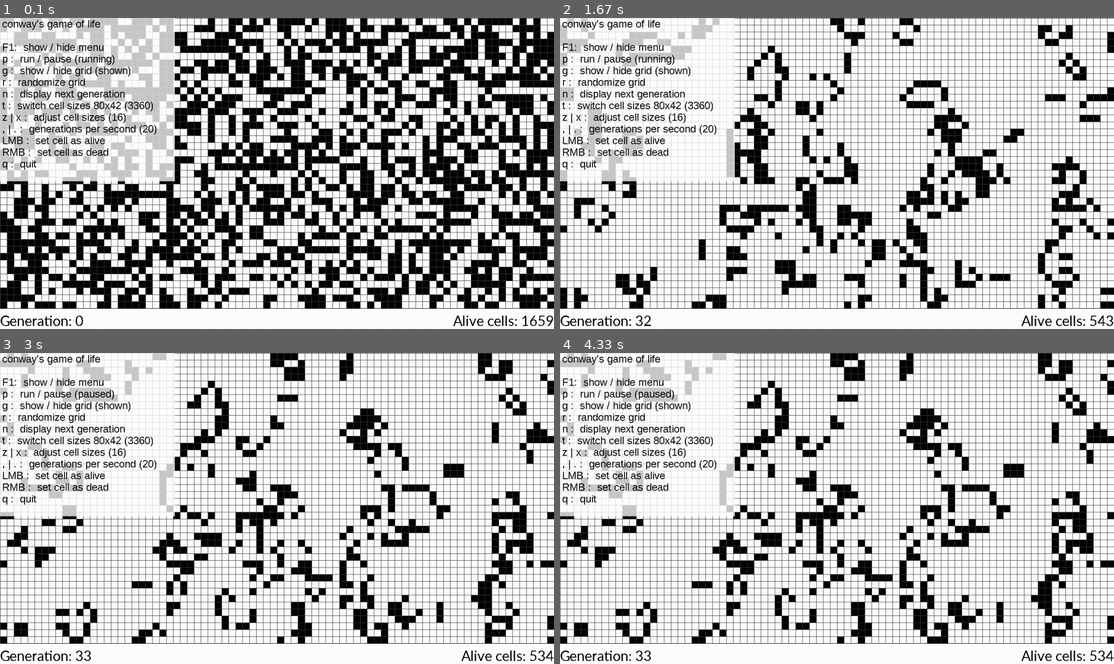
Above: before the commit, frames 1-4 (two rows, left to right).
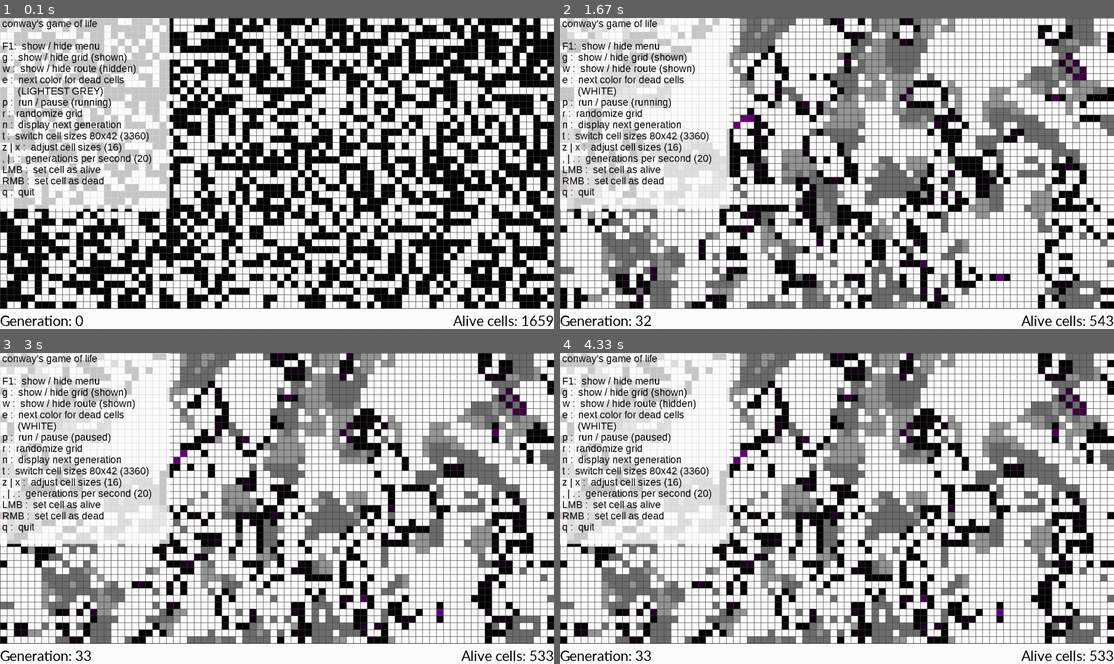
Above: after the commit, the same moments.

Repository: mzebrak/pygame-conways-game-of-life
Game: pygame game, started from __main__.py
Same seed, same stepped clock (60 frames per second), same inputs: the game is played once before the commit and once after it.
Inputs (mouse positions are in pixels of both pictures, inside the frame that each line leads up to):
- Up to frame 1 (0.1 s): no input
- Up to frame 2 (1.67 s): tap E at 0.33, 1, 1.33 s; tap W at 0.67 s
- Up to frame 3 (3 s): hold P 1.67-2.13 s; click (249, 589) at 2.23 s
- Up to frame 4 (4.33 s): tap W at 3, 3.53, 4.27 s

The runs differ from the first frame. In frame 1, 6.5% of the frame differs, in the area x 0-32%, y 0-62%; in frame 2, 27%, in the area x 0-100%, y 0-94%; in frame 3, 26%; in frame 4, 26%.

Commit message:
mouse wheel, colors and tracking added

Diff:
--- a/GameOfLife.py
+++ b/GameOfLife.py
@@ -9,20 +9,32 @@
 
 
 class Cell(pg.sprite.Sprite):
-    def __init__(self, game, cell_size: int, x: int, y: int, alive: bool = None):
+    def __init__(self, game, cell_size: int, x: int, y: int, color: (int, int, int) = None, alive: bool = None):
         super().__init__(game.sprites)
         self.image = pg.Surface([cell_size, cell_size])
         self.rect = self.image.get_rect()
         self.rect.topleft = (x * cell_size, y * cell_size)
-        self.revive() if alive else self.kill()
+        if color:
+            self.revive(color) if alive else self.kill(color)
+        else:
+            self.revive() if alive else self.kill()
 
     def kill(self, color=WHITE):
         self.alive = False
         self.image.fill(color)
+        self.color = color
 
     def revive(self, color=BLACK):
         self.alive = True
         self.image.fill(color)
+        self.color = color
+
+    def survive(self):
+        r, g, b = self.color
+        b += 5 if b <= 250 else 0
+        r += 5 if r < 100 else 0
+        self.color = (r, g, b)
+        self.image.fill(self.color)
 
 
 class GameOfLife:
@@ -30,7 +42,7 @@
         """
         Initialize screen, initialize grid, set game settings, draw first frame
 
-        :param cell_size: Dimension of the square
+        :param cell_size: Dimensions of the Cell
         :param fps: Framerate cap to limit the speed of the game
         """
         pg.init()
@@ -45,6 +57,7 @@
         self.paused = False
         self.show_grid = True
         self.show_menu = True
+        self.show_route = False
 
     def new(self, action: str = None):
         """
@@ -81,22 +94,21 @@
             for x in range(self.grid_width):
                 temp.append([])
                 for y in range(self.grid_height):
-                    if x < len(self.cells) and y < len(self.cells[0]):
-                        temp[x].append(True) if self.cells[x][y].alive else temp[x].append(False)
-                    else:
-                        temp[x].append(False)
+                    temp[x].append(self.cells[x][y].color) if x < len(self.cells) and y < len(self.cells[0]) \
+                        else temp[x].append(WHITE)
+
         elif action == 'INCREASED':
-            # copy old (bigger) list to temp (so copy only cells which will fit into the new one) - new lower
+            # copy old (bigger) list to temp (so copies only cells which will fit into the new one) - new lower
             # (grid_width) and (grid_height)
             for x in range(self.grid_width):
-                temp.append([True if self.cells[x][y].alive else False for y in range(self.grid_height)])
+                temp.append([self.cells[x][y].color for y in range(self.grid_height)])
 
         self.cells = []
         for x in range(len(temp)):
-            # create new cells list according to the true/false in temp list
+            # create new cells list according to the color tuple/false in temp list
             self.cells.append(
-                [Cell(self, self.cell_size, x, y, alive=True) if temp[x][y]
-                 else Cell(self, self.cell_size, x, y, alive=False) for y in range(len(temp[0]))])
+                [Cell(self, self.cell_size, x, y, alive=True, color=temp[x][y]) if temp[x][y] not in COLORS
+                 else Cell(self, self.cell_size, x, y, alive=False, color=temp[x][y]) for y in range(len(temp[0]))])
 
     def calculate_font_sizes(self):
         text_bottom = 'Generation: XXXXXX  Alive cells: XXXXXX'
@@ -114,7 +126,7 @@
         while True:
             self.font_menu = pg.font.SysFont(FONT_MENU, int(HEIGHT / div))
             self.f1_menu_width, self.f1_line_height = self.font_menu.size(text_help)
-            if self.f1_menu_width < WIDTH / 3 and self.f1_line_height * 14 < HEIGHT * 5 / 8:
+            if self.f1_menu_width < WIDTH / 3 and self.f1_line_height * 17 < HEIGHT * 5 / 8:
                 break
             div += 1
 
@@ -170,24 +182,36 @@
         blit_line = lambda pos, text, color=BLACK: \
             self.grid_image.blit(self.font_menu.render(text, False, color), (5, self.f1_line_height * pos))
 
-        menu_bg = pg.Surface((self.f1_menu_width, self.f1_line_height * 14), pg.SRCALPHA)
+        menu_bg = pg.Surface((self.f1_menu_width, self.f1_line_height * 17), pg.SRCALPHA)
         menu_bg.set_alpha(200)
         menu_bg.fill(WHITE)
         self.grid_image.blit(menu_bg, (0, 0))
 
+        if DEAD_COLOR == WHITE:
+            color = 'WHITE'
+        elif DEAD_COLOR == LIGHTEST_GREY:
+            color = 'LIGHTEST GREY'
+        elif DEAD_COLOR == LIGHTER_GREY:
+            color = 'LIGHTER GREY'
+        elif DEAD_COLOR == LIGHT_GREY:
+            color = 'LIGHT GREY'
+
         blit_line(0, f'{TITLE}')
         blit_line(2, f'F1:  show / hide menu')
-        blit_line(3, f'p :  run / pause {"(paused)" if self.paused else "(running)"}')
-        blit_line(4, f'g :  show / hide grid {"(shown)" if self.show_grid else "(hidden)"}')
-        blit_line(5, f'r :  randomize grid')
-        blit_line(6, f'n :  display next generation')
-        blit_line(7,
+        blit_line(3, f'g :  show / hide grid (shown)')
+        blit_line(4, f'w :  show / hide route ({"shown" if self.show_route else "hidden"})')
+        blit_line(5, f'e :  next color for dead cells')
+        blit_line(6, f'      ({color})')
+        blit_line(7, f'p :  run / pause ({"paused" if self.paused else "running"})')
+        blit_line(8, f'r :  randomize grid')
+        blit_line(9, f'n :  display next generation')
+        blit_line(10,
                   f't :  switch cell sizes {self.grid_width}x{self.grid_height} ({self.grid_width * self.grid_height})')
-        blit_line(8, f'z | x :  adjust cell sizes ({self.cell_size})')
-        blit_line(9, f', | . :  generations per second ({self.gens_per_sec})')
-        blit_line(10, f'LMB :  set cell as alive')
-        blit_line(11, f'RMB :  set cell as dead')
-        blit_line(12, f'q :  quit')
+        blit_line(11, f'z | x :  adjust cell sizes ({self.cell_size})')
+        blit_line(12, f', | . :  generations per second ({self.gens_per_sec})')
+        blit_line(13, f'LMB :  set cell as alive')
+        blit_line(14, f'RMB :  set cell as dead')
+        blit_line(15, f'q :  quit')
 
     def draw(self):
         """
@@ -252,8 +276,13 @@
                     temp[x].append(state)
 
         # revive / kill cell depending on the boolean in temp list
-        [[self.cells[x][y].revive() if temp[x][y] else self.cells[x][y].kill() for y in range(self.grid_height)]
-         for x in range(self.grid_width)]
+        for x in range(self.grid_width):
+            for y in range(self.grid_height):
+                if temp[x][y]:
+                    self.cells[x][y].survive() if self.cells[x][y].alive else self.cells[x][y].revive(BLACK)
+                else:
+                    if self.cells[x][y].alive:
+                        self.cells[x][y].kill(DEAD_COLOR) if self.show_route else self.cells[x][y].kill()
 
     def update_generation(self):
         """
@@ -278,6 +307,8 @@
         """
         g - toggle on/off grid
         p - toggle start/stop (pause) the game
+        w - toggle route view
+        e - next color for dead cells
         t - switch between cell sizes
         z - decrease cell size
         x - increase cell size
@@ -296,6 +327,13 @@
         elif event.key == pg.K_r:
             print("'r' pressed! - randomizing grid")
             self.fill_grid()
+        elif event.key == pg.K_w:
+            print("'w' pressed! - toggling route view")
+            self.show_route = not self.show_route
+        elif event.key == pg.K_e:
+            global DEAD_COLOR
+            print("'e' pressed! - next color for dead cells")
+            DEAD_COLOR = next(COLORS_CYCLE)
         elif self.paused and event.key == pg.K_n:
             print("'n' pressed! - displaying next generation")
             self.update_generation()
@@ -336,6 +374,17 @@
         :param event:
         :param button:
         """
+        if button == WHEEL_UP:
+            print("'WHEEL_UP'! - generations per second increased")
+            self.gens_per_sec += 1 if self.gens_per_sec <= 99 else 0
+            pg.time.set_timer(self.new_gen_event, int(1000 / self.gens_per_sec))
+            return True
+        elif button == WHEEL_DOWN:
+            print("'WHEEL_DOWN'! - generations per second decreased")
+            self.gens_per_sec -= 1 if self.gens_per_sec >= 2 else 0
+            pg.time.set_timer(self.new_gen_event, int(1000 / self.gens_per_sec))
+            return True
+
         col, row = None, None
         try:
             col, row = self.compute_mouse_pos(event.pos)
@@ -373,7 +422,10 @@
                 self.screen = pg.display.set_mode((WIDTH, HEIGHT), HWSURFACE | DOUBLEBUF | RESIZABLE)
                 self.new()
                 self.draw()
-            if event.type == pg.KEYDOWN:
+            if event.type == pg.MOUSEBUTTONDOWN:
+                if event.button == 4 or event.button == 5:
+                    self.handle_mouse(event, event.button)
+            elif event.type == pg.KEYDOWN:
                 self.handle_keys(event)
             elif button := pg.mouse.get_pressed(num_buttons=3):
                 if not self.handle_mouse(event, button):
--- a/Settings.py
+++ b/Settings.py
@@ -1,10 +1,16 @@
 from itertools import cycle
-
 
 # Colors
 WHITE = (255, 255, 255)
+LIGHTEST_GREY = (200, 200, 200)
+LIGHTER_GREY = (150, 150, 150)
+LIGHT_GREY = (110, 110, 110)
+GREY = (64, 64, 64)
 BLACK = (0, 0, 0)
-GREY = (64, 64, 64)
+
+COLORS = [LIGHTEST_GREY, LIGHTER_GREY, LIGHT_GREY, WHITE]
+COLORS_CYCLE = cycle(COLORS)
+DEAD_COLOR = next(COLORS_CYCLE)
 
 # Game settings
 WIDTH = 1280
@@ -12,14 +18,17 @@
 MENU_HEIGHT = 40
 TITLE = 'conway\'s game of life'
 ICON = 'icon.ico'
-CELL_SIZE = 16
-CELL_SIZES = cycle([8, 16, 32, 64])
+
+CELL_SIZES = cycle([16, 32, 64, 8])
+CELL_SIZE = next(CELL_SIZES)
 GENS_PER_SEC = 20
 FPS = 144
 
 # Mouse buttons
 LMB = 0
 RMB = 2
+WHEEL_UP = 4
+WHEEL_DOWN = 5
 
 # Font
 FONT = 'calibri'
